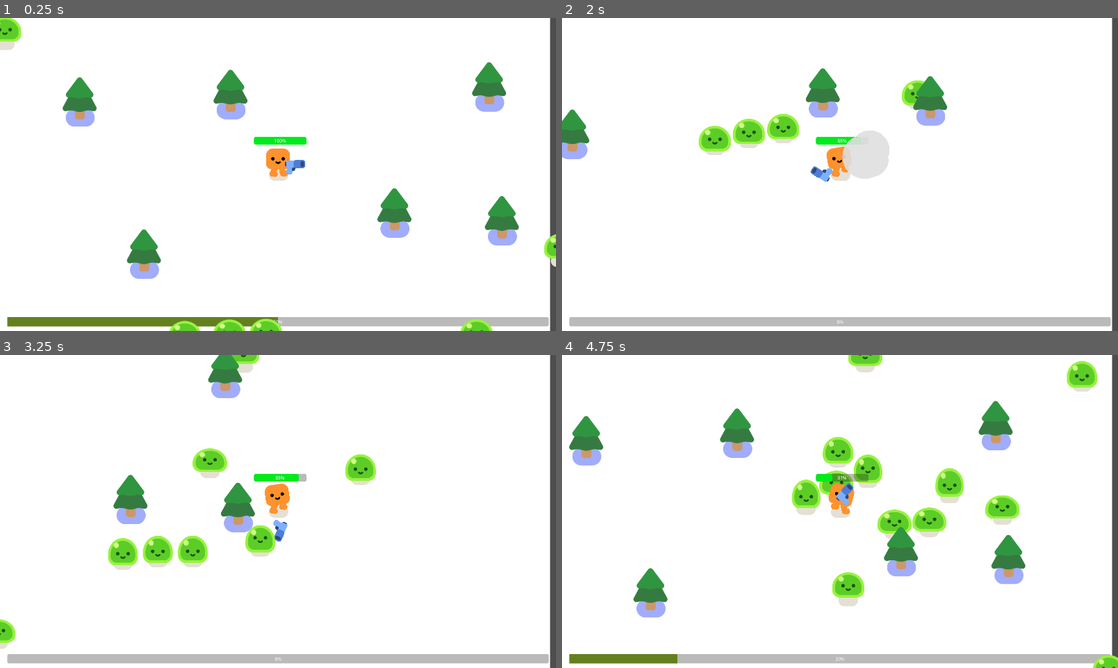
Above: before the commit, frames 1-4 (two rows, left to right).
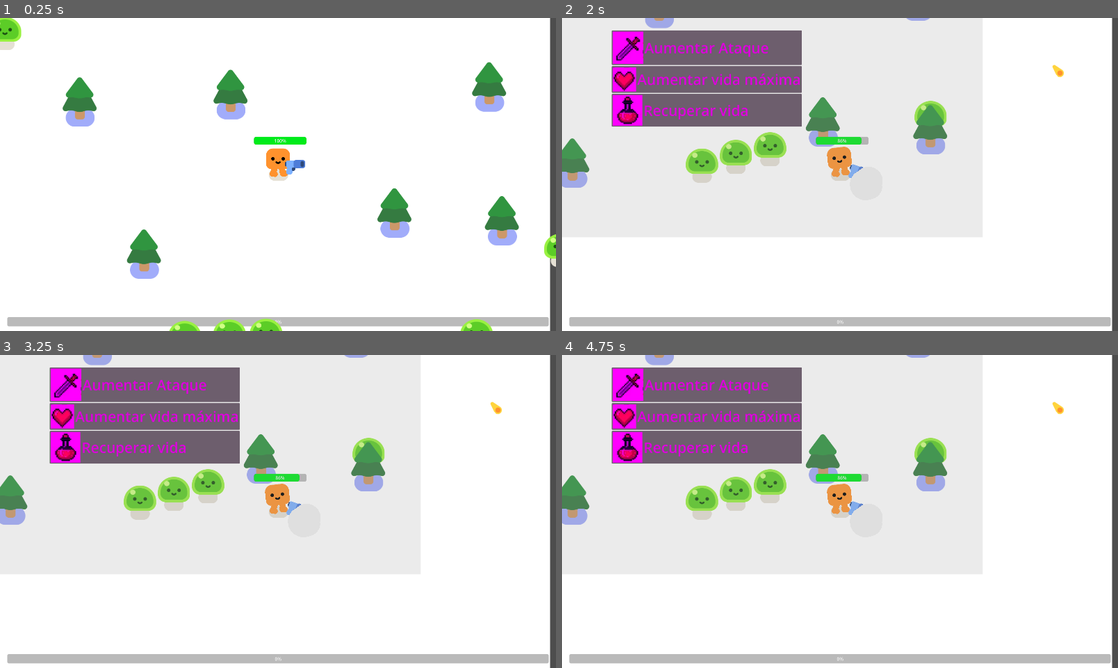
Above: after the commit, the same moments.

Repository: klausgreiner/godot_survival
Game: Godot game, scene res://survivor_game.tscn
Two runs of this game, one before a commit and one after it. Both use one fixed random seed, a clock stepped at 60 frames per second and the inputs below.
Inputs:
- Up to frame 1 (0.25 s): no input
- Up to frame 2 (2 s): hold D (move_right) 0.53-1.28 s; hold S (move_down) from 1.28 s (still down)
- Up to frame 3 (3.25 s): release S (move_down) at 2.03 s; hold D (move_right) 2.03-2.78 s; hold W (move_up) from 2.78 s (still down)
- Up to frame 4 (4.75 s): release W (move_up) at 3.53 s; hold A (move_left) from 3.53 s (still down)

The runs differ from the first frame. In frame 1, 1.3% of the frame differs, in the area x 1-51%, y 95-99%; in frame 2, 17%; in frame 3, 18%; in frame 4, 23%, in the area x 0-100%, y 0-100%.

Commit message:
Implement level-up mechanics and adjust player attributes; add blue mob scene and related assets

Diff:
--- /dev/null
+++ b/blue_mob.tscn
@@ -0,0 +1,20 @@
+[gd_scene load_steps=4 format=3 uid="uid://dtbu1iv88l3m5"]
+
+[ext_resource type="PackedScene" uid="uid://ogik4s70pgwl" path="res://characters/slime/slime.tscn" id="1_an7uo"]
+[ext_resource type="Script" path="res://mob.gd" id="1_c33sq"]
+
+[sub_resource type="CircleShape2D" id="CircleShape2D_sy5kp"]
+radius = 58.1378
+
+[node name="Mob" type="CharacterBody2D"]
+modulate = Color(0.199895, 4.71681e-05, 0.726315, 1)
+collision_layer = 2
+collision_mask = 3
+script = ExtResource("1_c33sq")
+
+[node name="BlueSlime" parent="." instance=ExtResource("1_an7uo")]
+unique_name_in_owner = true
+
+[node name="CollisionShape2D" type="CollisionShape2D" parent="."]
+position = Vector2(1, -27)
+shape = SubResource("CircleShape2D_sy5kp")
--- /dev/null
+++ b/level_up.gd
@@ -0,0 +1,24 @@
+extends Node2D
+
+@onready var player = get_node("/root/Game/Player")
+
+func _on_attack_pressed() -> void:
+	player.attackDamage += 1
+	_on_levelup_pressed()
+
+
+func _on_cure_pressed() -> void:
+	player.health += 10
+	_on_levelup_pressed()
+
+
+
+func _on_health_pressed() -> void:
+	player.health = player.maxHealth + 10
+	player.health =  player.health
+	_on_levelup_pressed()
+
+func _on_levelup_pressed() -> void:
+	%LevelUp.visible = false
+	get_tree().paused = false
+	get_tree().reload_current_scene()
--- /dev/null
+++ b/level_up.tscn
@@ -0,0 +1,57 @@
+[gd_scene load_steps=7 format=3 uid="uid://bgjph6iceqvnd"]
+
+[ext_resource type="Script" path="res://level_up.gd" id="1_v2bp0"]
+[ext_resource type="Texture2D" uid="uid://bi8gu2ab5mb75" path="res://sword.png" id="2_6x2f7"]
+[ext_resource type="Texture2D" uid="uid://dahhe8cowb83b" path="res://maxhealth.png" id="3_2bwba"]
+[ext_resource type="Texture2D" uid="uid://lxwq7pu45vy1" path="res://health.png" id="4_xfnqe"]
+[ext_resource type="Texture2D" uid="uid://ba526bj1al0dn" path="res://gratz.png" id="5_6rrdo"]
+
+[sub_resource type="ViewportTexture" id="ViewportTexture_l7y53"]
+
+[node name="LevelUp" type="Node2D"]
+script = ExtResource("1_v2bp0")
+
+[node name="MarginContainer" type="MarginContainer" parent="."]
+offset_right = 1905.0
+offset_bottom = 1096.0
+size_flags_horizontal = 4
+
+[node name="ColorRect" type="ColorRect" parent="MarginContainer"]
+layout_mode = 2
+color = Color(0.6, 0.6, 0.6, 0.196078)
+
+[node name="VBoxContainer" type="VBoxContainer" parent="MarginContainer"]
+modulate = Color(1, 0, 1, 1)
+layout_mode = 2
+size_flags_horizontal = 4
+alignment = 1
+
+[node name="Attack" type="Button" parent="MarginContainer/VBoxContainer"]
+layout_mode = 2
+theme_override_font_sizes/font_size = 50
+text = "Aumentar Ataque"
+icon = ExtResource("2_6x2f7")
+alignment = 0
+
+[node name="Health" type="Button" parent="MarginContainer/VBoxContainer"]
+layout_mode = 2
+theme_override_font_sizes/font_size = 50
+text = "Aumentar vida máxima"
+icon = ExtResource("3_2bwba")
+alignment = 0
+
+[node name="Heal" type="Button" parent="MarginContainer/VBoxContainer"]
+layout_mode = 2
+theme_override_font_sizes/font_size = 50
+theme_override_icons/icon = SubResource("ViewportTexture_l7y53")
+text = "Recuperar vida"
+icon = ExtResource("4_xfnqe")
+alignment = 0
+
+[node name="Gratz" type="Sprite2D" parent="MarginContainer"]
+position = Vector2(947, 187)
+texture = ExtResource("5_6rrdo")
+
+[connection signal="pressed" from="MarginContainer/VBoxContainer/Attack" to="." method="_on_attack_pressed"]
+[connection signal="pressed" from="MarginContainer/VBoxContainer/Health" to="." method="_on_health_pressed"]
+[connection signal="pressed" from="MarginContainer/VBoxContainer/Heal" to="." method="_on_heal_pressed"]
--- /dev/null
+++ b/levelup.tscn
@@ -0,0 +1,98 @@
+[gd_scene load_steps=8 format=3 uid="uid://bqc5jywygqn7l"]
+
+[ext_resource type="Texture2D" uid="uid://bi8gu2ab5mb75" path="res://sword.png" id="1_xm46w"]
+[ext_resource type="Texture2D" uid="uid://lxwq7pu45vy1" path="res://health.png" id="2_8ewy6"]
+[ext_resource type="Texture2D" uid="uid://dahhe8cowb83b" path="res://maxhealth.png" id="3_p0dei"]
+[ext_resource type="Texture2D" uid="uid://ba526bj1al0dn" path="res://gratz.png" id="4_ybb7v"]
+
+[sub_resource type="GDScript" id="GDScript_1rr8f"]
+script/source = "extends CanvasLayer
+
+@onready var player = get_node(\"/root/Game/Player\")
+
+func _on_attack_pressed() -> void:
+	player.attackDamage += 1
+	_on_levelup_pressed()
+
+
+func _on_cure_pressed() -> void:
+	player.health += 10
+	_on_levelup_pressed()
+
+
+
+func _on_health_pressed() -> void:
+	player.health = player.maxHealth + 10
+	player.health =  player.health
+	_on_levelup_pressed()
+
+func _on_levelup_pressed() -> void:
+	%LevelUp.visible = false
+	get_tree().paused = false
+	get_tree().reload_current_scene()
+
+"
+
+[sub_resource type="InputEventKey" id="InputEventKey_twba4"]
+device = -1
+keycode = 49
+unicode = 49
+
+[sub_resource type="Shortcut" id="Shortcut_2o4ca"]
+events = [SubResource("InputEventKey_twba4")]
+
+[node name="CanvasLayer" type="CanvasLayer"]
+script = SubResource("GDScript_1rr8f")
+
+[node name="ColorRect" type="ColorRect" parent="."]
+offset_right = 1917.0
+offset_bottom = 1068.0
+color = Color(0.580392, 0.580392, 0.580392, 0.439216)
+
+[node name="Gratz" type="Sprite2D" parent="."]
+position = Vector2(941, 138)
+texture = ExtResource("4_ybb7v")
+
+[node name="Control" type="Control" parent="."]
+layout_mode = 3
+anchors_preset = 0
+offset_right = 40.0
+offset_bottom = 40.0
+
+[node name="VBoxContainer" type="VBoxContainer" parent="Control"]
+z_index = 50
+layout_mode = 0
+offset_right = 1928.0
+offset_bottom = 1077.0
+theme_override_constants/separation = 50
+alignment = 1
+
+[node name="attack" type="TextureButton" parent="Control/VBoxContainer"]
+layout_mode = 2
+shortcut = SubResource("Shortcut_2o4ca")
+texture_normal = ExtResource("1_xm46w")
+texture_pressed = ExtResource("1_xm46w")
+texture_hover = ExtResource("1_xm46w")
+stretch_mode = 3
+
+[node name="cure" type="TextureButton" parent="Control/VBoxContainer"]
+layout_mode = 2
+action_mode = 0
+shortcut = SubResource("Shortcut_2o4ca")
+texture_normal = ExtResource("2_8ewy6")
+texture_pressed = ExtResource("2_8ewy6")
+texture_hover = ExtResource("2_8ewy6")
+stretch_mode = 3
+
+[node name="health" type="TextureButton" parent="Control/VBoxContainer"]
+layout_mode = 2
+action_mode = 0
+shortcut = SubResource("Shortcut_2o4ca")
+texture_normal = ExtResource("3_p0dei")
+texture_pressed = ExtResource("3_p0dei")
+texture_hover = ExtResource("3_p0dei")
+stretch_mode = 3
+
+[connection signal="pressed" from="Control/VBoxContainer/attack" to="." method="_on_attack_pressed"]
+[connection signal="pressed" from="Control/VBoxContainer/cure" to="." method="_on_cure_pressed"]
+[connection signal="pressed" from="Control/VBoxContainer/health" to="." method="_on_health_pressed"]
--- a/mob.gd
+++ b/mob.gd
@@ -14,7 +14,7 @@
 	move_and_slide()
 
 func take_damage():
-	health -= 1
+	health -= player.attackDamage
 	%Slime.play_hurt()
 	if health == 0:
 		queue_free()
--- a/player.gd
+++ b/player.gd
@@ -1,8 +1,10 @@
 extends CharacterBody2D
 signal health_depleted
 var health = 100.0
-var experience = 0.0
+var maxHealth = 100.0
+var experience = 90.0
 var currentLevel = 0.0
+var attackDamage = 1
 
 
 func _physics_process(delta: float) -> void:
@@ -14,8 +16,8 @@
 	else:
 		%HappyBoo.play_idle_animation()
 
-	const DAMAGE_RATE = 50.0
 	var overlapping_mobs = %HurtBox.get_overlapping_bodies()
+	const DAMAGE_RATE = 50
 	if overlapping_mobs.size() > 0:
 		health -= DAMAGE_RATE * overlapping_mobs.size() * delta
 		%ProgressBar.value = health
@@ -23,9 +25,11 @@
 			health_depleted.emit()
 
 func addExperience(expBase):
-	experience += expBase / currentLevel
-	if experience > 100:
+	experience += expBase
+	if experience >= 100:
 		currentLevel += 1
 		experience = 0
+		%LevelUp.visible = true
+		get_tree().paused = true
 
 	%Experience.value = experience
--- a/player.tscn
+++ b/player.tscn
@@ -62,4 +62,3 @@
 offset_right = 935.0
 offset_bottom = 524.0
 theme_override_styles/fill = SubResource("StyleBoxFlat_nl25g")
-value = 50.0
--- a/survivor_game.tscn
+++ b/survivor_game.tscn
@@ -1,8 +1,9 @@
-[gd_scene load_steps=5 format=3 uid="uid://bh7mn1s674173"]
+[gd_scene load_steps=6 format=3 uid="uid://bh7mn1s674173"]
 
 [ext_resource type="Script" path="res://survivor_game.gd" id="1_d0kvs"]
 [ext_resource type="PackedScene" uid="uid://2rxakib22p0g" path="res://player.tscn" id="1_wbaqb"]
 [ext_resource type="PackedScene" uid="uid://c50mo6x1o0a6o" path="res://pine_tree.tscn" id="2_6x8wq"]
+[ext_resource type="PackedScene" uid="uid://bgjph6iceqvnd" path="res://level_up.tscn" id="4_otvih"]
 
 [sub_resource type="Curve2D" id="Curve2D_xq8ky"]
 _data = {
@@ -59,6 +60,12 @@
 wait_time = 0.5
 autostart = true
 
+[node name="LevelUp" parent="." instance=ExtResource("4_otvih")]
+unique_name_in_owner = true
+visible = false
+z_index = 4
+position = Vector2(-42, 46)
+
 [node name="GameOver" type="CanvasLayer" parent="."]
 unique_name_in_owner = true
 visible = false
Binary file added: bomb.png
Not shown, added: bomb.png.import
Binary file added: characters/BlueSlime/Attack/Slime2_Attack_body.png
Not shown, added: characters/BlueSlime/Attack/Slime2_Attack_body.png.import
Binary file added: characters/BlueSlime/Attack/Slime2_Attack_full.png
Not shown, added: characters/BlueSlime/Attack/Slime2_Attack_full.png.import
Binary file added: characters/BlueSlime/Attack/Slime2_Attack_shadow.png
Not shown, added: characters/BlueSlime/Attack/Slime2_Attack_shadow.png.import
Binary file added: characters/BlueSlime/Death/Slime2_Death_body.png
Not shown, added: characters/BlueSlime/Death/Slime2_Death_body.png.import
Binary file added: characters/BlueSlime/Death/Slime2_Death_full.png
Not shown, added: characters/BlueSlime/Death/Slime2_Death_full.png.import
(and 37 more such lines)
